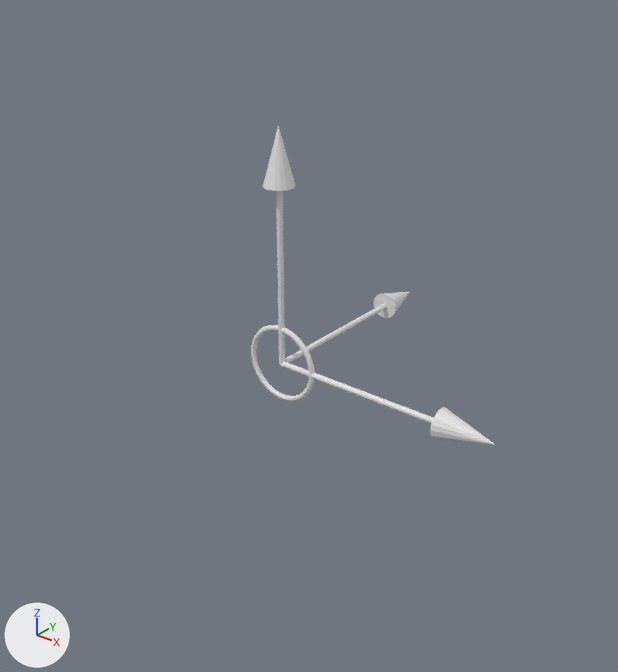
Renders of the Blender file JMESimpleExamples/assets/Models/simpleEditor/manipulators/manipulators.blend from each side of a commit.
One viewpoint serves both versions: a 50 mm lens placed at (2.1, -2.44, 1.68), pointed at (0.06, 0.11, 0.1). The axes (+X, +Y, +Z) are drawn at lower left. The lights are the same throughout. Objects named as collision shapes, trigger or cutter boxes, shadow casters or lower levels of detail are left out.

The first picture shows 'move_view', 'move_x', 'move_y', 'move_z'.
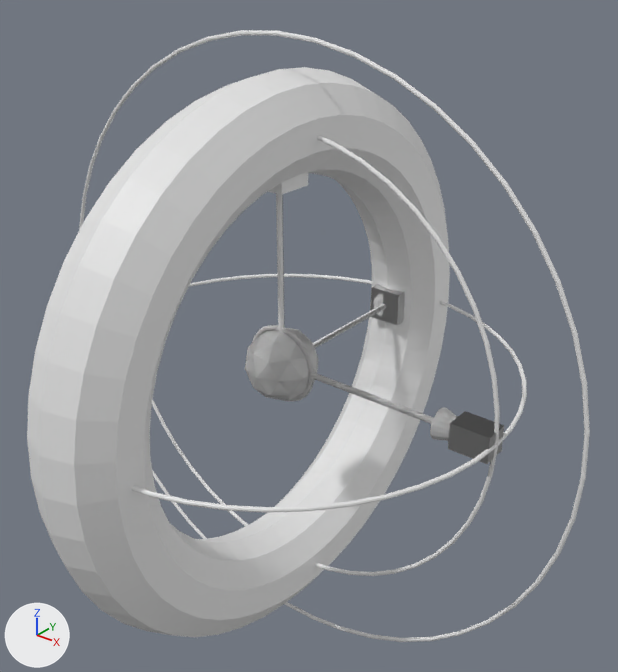
What the commit changed:
Object 'scale_view' (ob_scale_view) is now shown.
Object 'scale_y' (ob_scale_y) is now shown.
Object 'scale_z' (ob_scale_z) is now shown.
Object 'move_x.001' (ob_move_x_001) is now shown.
Object 'move_y.001' (ob_move_y_001) is now shown.
Object 'rot_y.001' (ob_rot_y_001) is now shown.
Object 'rot_x.003' (ob_rot_x_003) is now shown.
Object 'rot_z.001' (ob_rot_z_001) is now shown.
Object 'rot_view.001' (ob_rot_view_001) is now shown.
Object 'Icosphere.002' (ob_icosphere_002) is now shown.
Object 'scale_x.001' (ob_scale_x_001) is now shown.
Object 'scale_z.001' (ob_scale_z_001) is now shown.
Object 'scale_y.001' (ob_scale_y_001) is now shown.

Location of each change, (x1, y1, x2, y2) in pixels of the pictures (618 x 672 px):
'rot_x.003', shown: after (27, 67, 450, 637)
'rot_view.001', shown: after (79, 30, 590, 642)
'Icosphere.002', shown: after (245, 328, 318, 401)
'rot_y.001', shown: after (152, 135, 500, 576)
'rot_z.001', shown: after (132, 274, 527, 513)
'scale_x.001', shown: after (308, 373, 504, 464)
'move_x.001', shown: after (308, 373, 458, 441)
'scale_z.001', shown: after (268, 172, 308, 328)
'scale_y.001', shown: after (314, 284, 405, 347)
'scale_view', shown: after (252, 325, 315, 401)
'move_y.001', shown: after (313, 294, 395, 345)
'scale_z', shown: after (315, 284, 405, 348)
'move_x', unchanged, covered by the edit: before (280, 362, 495, 445)
'move_y', unchanged, covered by the edit: before (263, 126, 296, 364); after (276, 193, 282, 331)
